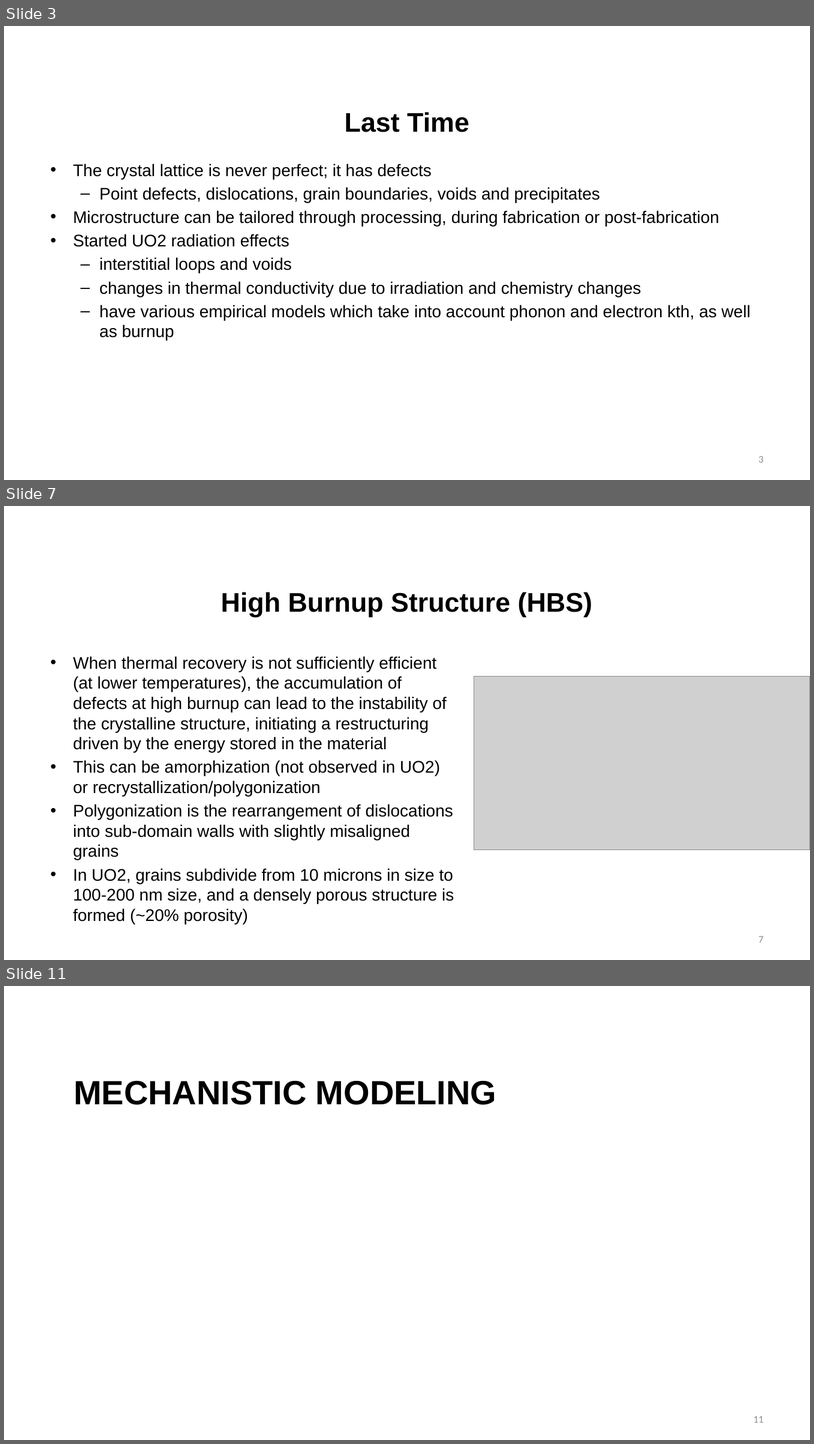
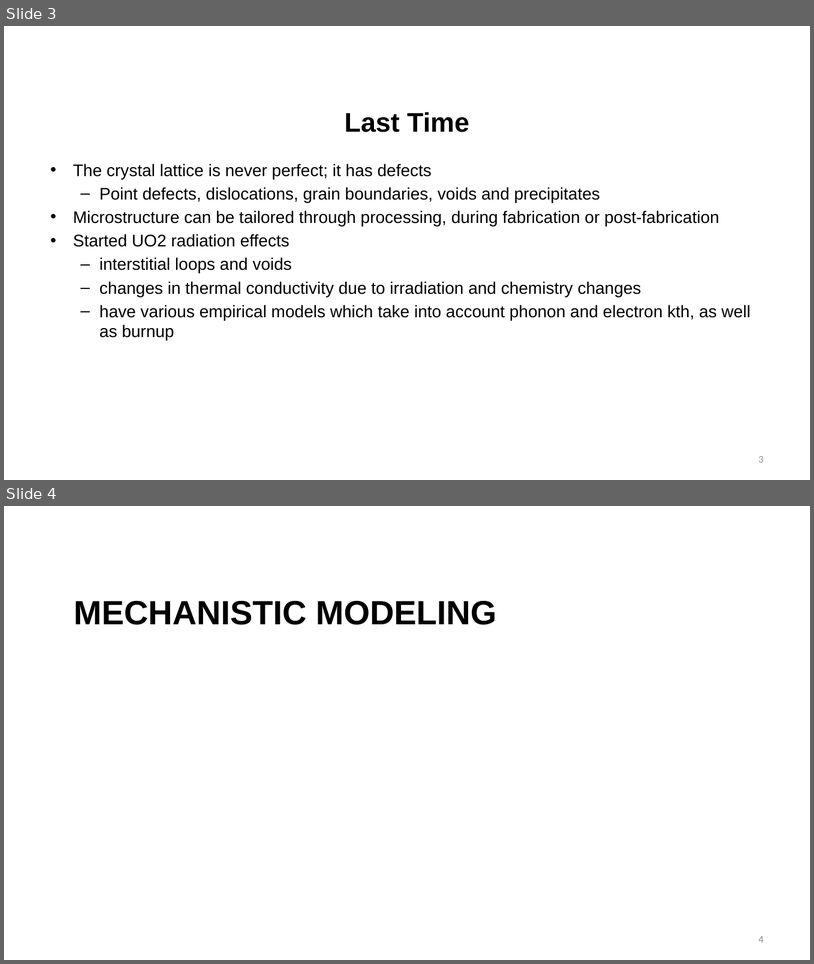
Before and after one commit to benbeeler/TEACHING, a slide deck: Nuclear_Fuel_Performance/NE533_Spring2026/Module2/Lec10_radeffects_mech_modeling.pptx. Shown one above the other, each under a label of ours: slides 3, 7 and 11 before the commit, slides 3 and 4 after it; the slides between them are not shown. The pictures are 814x1444 and 814x964 pixels, drawn with LibreOffice and Linux fonts; fonts in the diff are those of the drawing; grey boxes stand for pictures; background and template pictures are left out. Boxes give left, top, right and bottom in pixels: in the first picture for what was removed or moved away, otherwise in the second. Text is boxed around its words. In the diff, an @@ line names an element or a change of style, - is before the commit and + after.

```diff
--- a/Nuclear_Fuel_Performance/NE533_Spring2026/Module2/Lec10_radeffects_mech_modeling.pptx
+++ b/Nuclear_Fuel_Performance/NE533_Spring2026/Module2/Lec10_radeffects_mech_modeling.pptx
@@ slide 7 removed at [4, 506, 810, 960], background #FFFFFF @@
@@ title removed at [221, 592, 593, 616] @@
-High Burnup Structure (HBS)
@@ text removed at [73, 656, 454, 921] @@
-• When thermal recovery is not sufficiently efficient (at lower temperatures), the accumulation of defects at high burnup can lead to the instability of the crystalline structure, initiating a restructuring driven by the energy stored in the material
-• This can be amorphization (not observed in UO2) or recrystallization/polygonization
-• Polygonization is the rearrangement of dislocations into sub-domain walls with slightly misaligned grains
-• In UO2, grains subdivide from 10 microns in size to 100-200 nm size, and a densely porous structure is formed (~20% porosity)
@@ picture removed at [474, 676, 810, 850] @@
@@ page number removed at [759, 936, 764, 942] @@
-7
@@ what was slide 11 is now slide 4 @@
@@ page number at [759, 936, 764, 942]: text changed @@
-11
+4
```
Also in this commit, not shown: 6 other slides removed, 15 other files.
